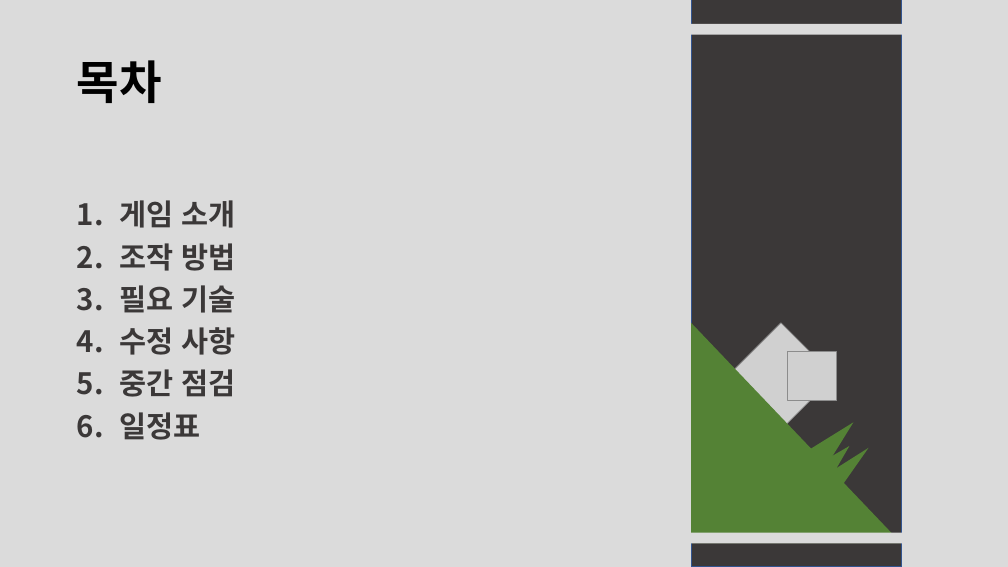
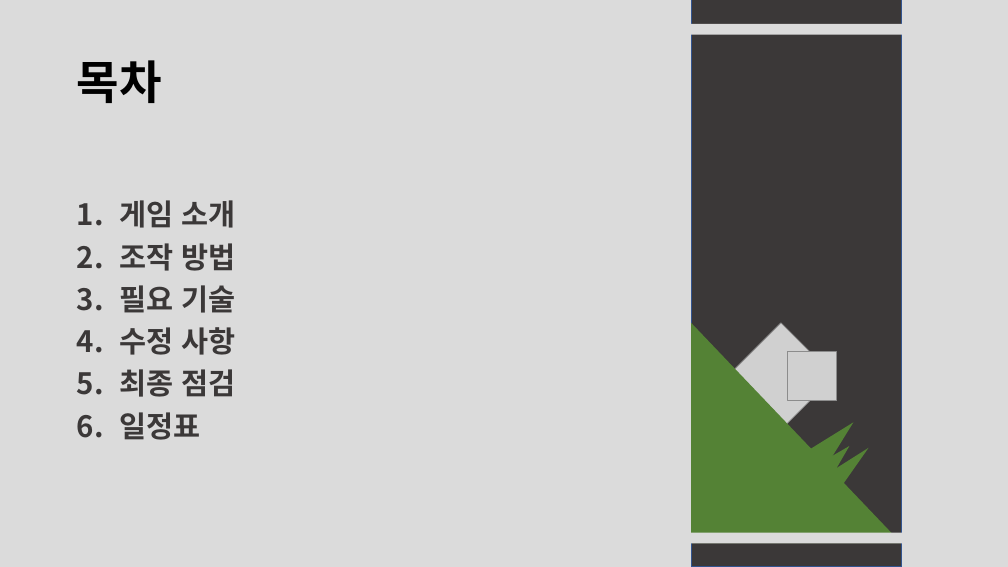
Before and after one commit to zx07252000/Game_Engine_Unity, a slide deck: slide 2 of 게임엔진1_팀프로젝트_계획발표_7조_3차.pptx. Drawn at 1008x567 pixels with LibreOffice and Linux fonts; fonts in the diff are those of the drawing; grey boxes stand for pictures. Boxes give left, top, right and bottom in pixels: in the first picture for what was removed or moved away, otherwise in the second. Text is boxed around its words. In the diff, an @@ line names an element or a change of style, - is before the commit and + after.

```diff
--- a/게임엔진1_팀프로젝트_계획발표_7조_3차.pptx
+++ b/게임엔진1_팀프로젝트_계획발표_7조_3차.pptx
@@ text at (119,369,236,397): text changed @@
-5. 중간 점검
+5. 최종 점검
```
Also in this commit, not shown: 8 other slides changed.
